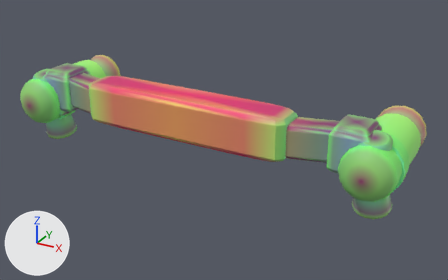
The glTF model models/parts/llm_gen_waist_ordnance_036_fe2911.glb: old version first, new version second.
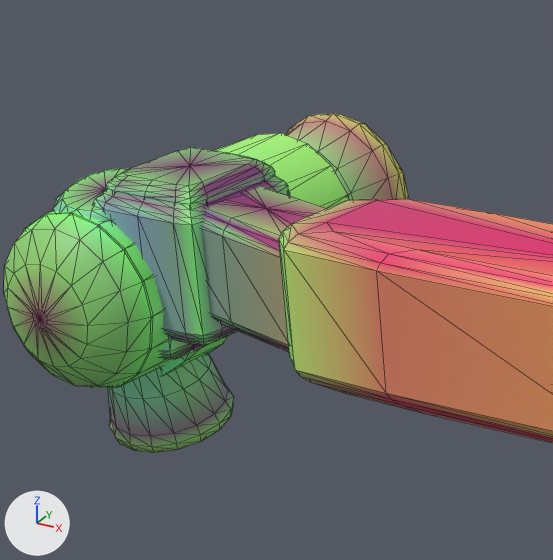
The first picture shows the older version from a camera (50 mm lens) standing at (47.0, -61.1, 35.0) and looking at (2.6, 19.6, -5.3). The close-ups show the older and then the newer version on the part from 4% to 35% of the width and 10% to 59% of the height of that picture. Only the edits that show in the close-ups are written down. The lights are fixed; the arrows at lower left show +X, +Y and +Z. The close-ups show mesh edges as thin lines. Vertices at exactly the same position are counted once.

Before the edit, the objects in view are built like this:
```python
ob_adapter_waist_swivel_l = bpy.data.objects.new('adapter_waist_swivel_l', me_adapter_waist_swivel_l)
ob_adapter_waist_swivel_l.location = (0.0, 0.0, 0.0)
ob_lower_ambac_bell_5_vernier_bell_gimbal_collar_dark_l = bpy.data.objects.new('lower_ambac_bell_5_vernier_bell_gimbal_collar_dark_l', me_lower_ambac_bell_5_vernier_bell_gimbal_collar_dark_l)
ob_lower_ambac_bell_5_vernier_bell_gimbal_collar_dark_l.location = (0.0, 0.0, 0.0)
ob_lower_ambac_bell_5_vernier_bell_vernier_l = bpy.data.objects.new('lower_ambac_bell_5_vernier_bell_vernier_l', me_lower_ambac_bell_5_vernier_bell_vernier_l)
ob_lower_ambac_bell_5_vernier_bell_vernier_l.location = (0.0, 0.0, 0.0)
ob_tank_aft_vernier_3_vernier_bell_vernier_l = bpy.data.objects.new('tank_aft_vernier_3_vernier_bell_vernier_l', me_tank_aft_vernier_3_vernier_bell_vernier_l)
ob_tank_aft_vernier_3_vernier_bell_vernier_l.location = (0.0, 0.0, 0.0)
# also in view: 'adapter_waist_rail_mount_dark_6_adapter_dark_l' at (-25.4, 15.1, 1.8); 'adapter_waist_rear_yoke_dark' at (0.0, 12.8, 0.8); 'adapter_waist_arm_l' at (-20.6, 14.2, 0.5); 'hip_subtank_1_wing_white_l' at (-28.5, 17.8, -1.4); 'tank_fwd_cap_2_gold_l' at (-28.5, 9.9, -1.4)
```
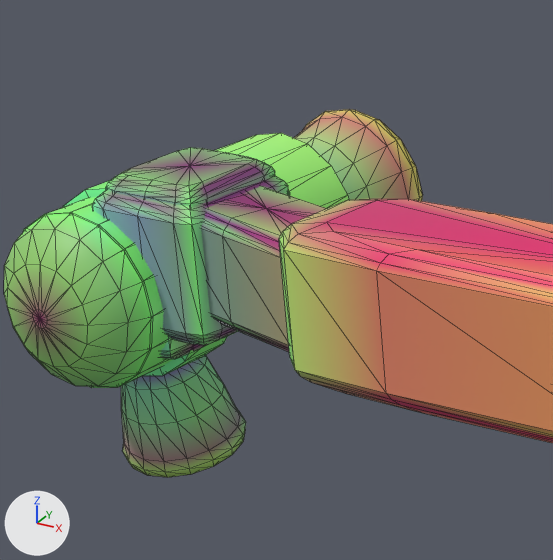
Location of each change, (x1, y1, x2, y2) in pixels of the close-ups (553 x 560 px):
'lower_ambac_bell_5_vernier_bell_vernier_l', moved
    before: (108, 354, 234, 452)
    after: (121, 355, 246, 477)
'tank_aft_vernier_3_vernier_bell_vernier_l', reshaped
    before: (286, 113, 409, 200)
    after: (294, 110, 423, 201)
'lower_ambac_bell_5_vernier_bell_gimbal_collar_dark_l', moved (not visible afterwards)
    before: (53, 168, 128, 223)

The edits, one by one:
me_tank_aft_vernier_3_vernier_bell_vernier_l is used by ob_tank_aft_vernier_3_vernier_bell_vernier_l; location (0.0, 0.0, 0.0).
me_tank_aft_vernier_3_vernier_bell_vernier_l had 273 vertices, 528 faces and spanned x -32.4..-24.57, y 19.86..28.69, z -5.36..2.47.
me_tank_aft_vernier_3_vernier_bell_vernier_l now has 273 vertices, 528 faces and spans x -32.3..-24.68, y 21.25..29.82, z -5.26..2.36.
me_tank_aft_vernier_3_vernier_bell_vernier_l part 1: 390 kept faces spanning x -32.3..-24.68, y 21.25..29.82, z -5.26..2.36 get new vertex colours.
Edits to the shape of me_tank_aft_vernier_3_vernier_bell_vernier_l do not show in these pictures.
me_lower_ambac_bell_5_vernier_bell_vernier_l is used by ob_lower_ambac_bell_5_vernier_bell_vernier_l; location (0.0, 0.0, 0.0).
me_lower_ambac_bell_5_vernier_bell_vernier_l had 273 vertices, 528 faces and spanned x -31.27..-25.71, y 12.81..18.31, z -9.05..-1.47.
me_lower_ambac_bell_5_vernier_bell_vernier_l now has 273 vertices, 528 faces and spans x -31.27..-25.71, y 13.43..18.93, z -10.49..-2.91.
me_lower_ambac_bell_5_vernier_bell_vernier_l part 2: the whole mesh is moved by (0.0, 0.62, -1.44).
me_lower_ambac_bell_5_vernier_bell_gimbal_collar_dark_l is used by ob_lower_ambac_bell_5_vernier_bell_gimbal_collar_dark_l; location (0.0, 0.0, 0.0).
me_lower_ambac_bell_5_vernier_bell_gimbal_collar_dark_l had 98 vertices, 192 faces and spanned x -30.8..-26.18, y 11.06..16.21, z -2.15..3.28.
me_lower_ambac_bell_5_vernier_bell_gimbal_collar_dark_l now has 98 vertices, 192 faces and spans x -30.8..-26.18, y 11.68..16.83, z -3.59..1.84.
me_lower_ambac_bell_5_vernier_bell_gimbal_collar_dark_l part 3: the whole mesh is moved by (0.0, 0.62, -1.44).
